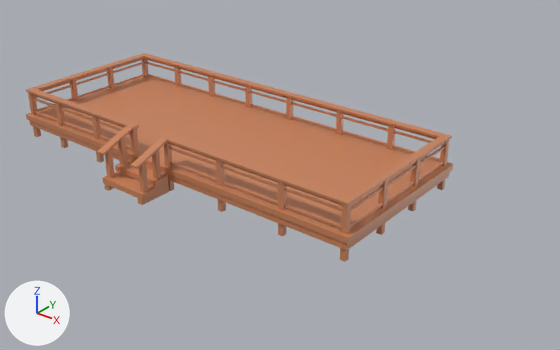
An edit to the FBX model Assets/Assets/Mountain/Mountain_Foundation_Large.fbx, drawn before and after from the same camera.
Both versions are drawn from a 50 mm camera at (3.81, -4.82, 2.33) aimed at (0.55, -0.76, -0.19). The axes (+X, +Y, +Z) are drawn at lower left. The lights are the same throughout. Where no turn or scale is listed for an object, it has been applied to the vertices.

Names of what the first picture shows: 'Mountain_Foundation_Large'.
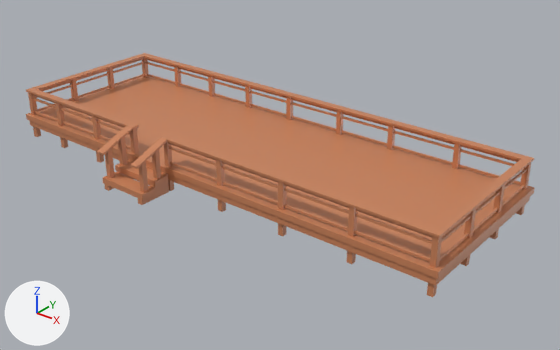
Commit message: Fixed mountain assets

What the commit changed:
me_cube_023 is used by ob_mountain_foundation_large; location (-0.513, -0.767, 0.747).
me_cube_023 had 482 vertices, 386 faces and spanned x -1.13..2.12, y -0.92..0.7, z -0.99..-0.57.
me_cube_023 now has 498 vertices, 398 faces and spans x -1.13..2.73, y -0.92..0.7, z -0.99..-0.57.
me_cube_023 part 1: a new loose piece, a box spanning x 2.142..2.181, y 0.627..0.666, z -0.986..-0.584, in mat_material (picture img_color_paletteld49_png).
me_cube_023 part 2: a new loose piece, a box spanning x 2.093..2.132, y -0.62..-0.581, z -0.986..-0.584, in mat_material (picture img_color_paletteld49_png).
Part 3, on me_cube_023:
96 vertices in x 2.03..2.12, y -0.65..0.7, z -0.99..-0.57 move by (0.61, 0.0, 0.0).
20 vertices in x 2.06..2.07, y -0.64..0.68, z -0.89..-0.6 move by (0.6, 0.0, 0.0).

Location of each change, [x1, y1, x2, y2] in pixels of the pictures (560 x 350 px; the box of a moved part takes in the faces that stretch with it):
'Mountain_Foundation_Large', reshaped (19% wider, 17% taller)
    before: [26, 53, 453, 262]
    after: [26, 53, 534, 297]
part 1 of me_cube_023, added
    after: [452, 143, 462, 169]
part 2 of me_cube_023, added
    after: [347, 206, 358, 264]
part 3 of me_cube_023, moved or reshaped
    before: [337, 134, 453, 262]
    after: [337, 134, 534, 297]
